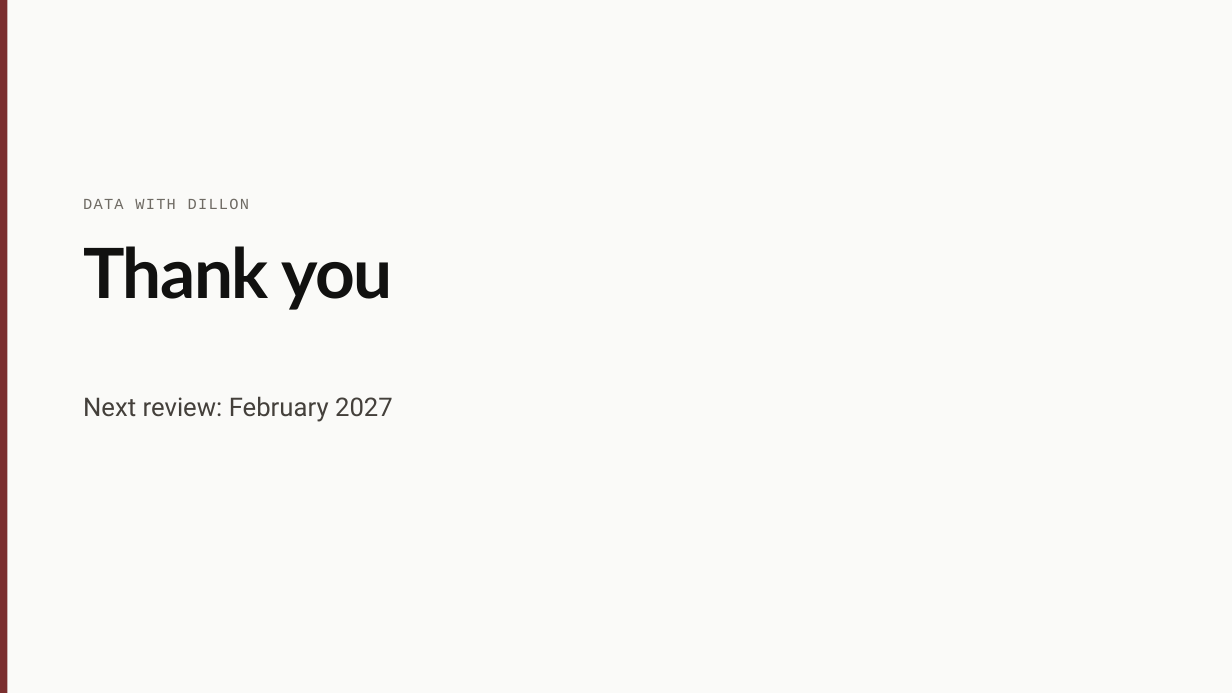
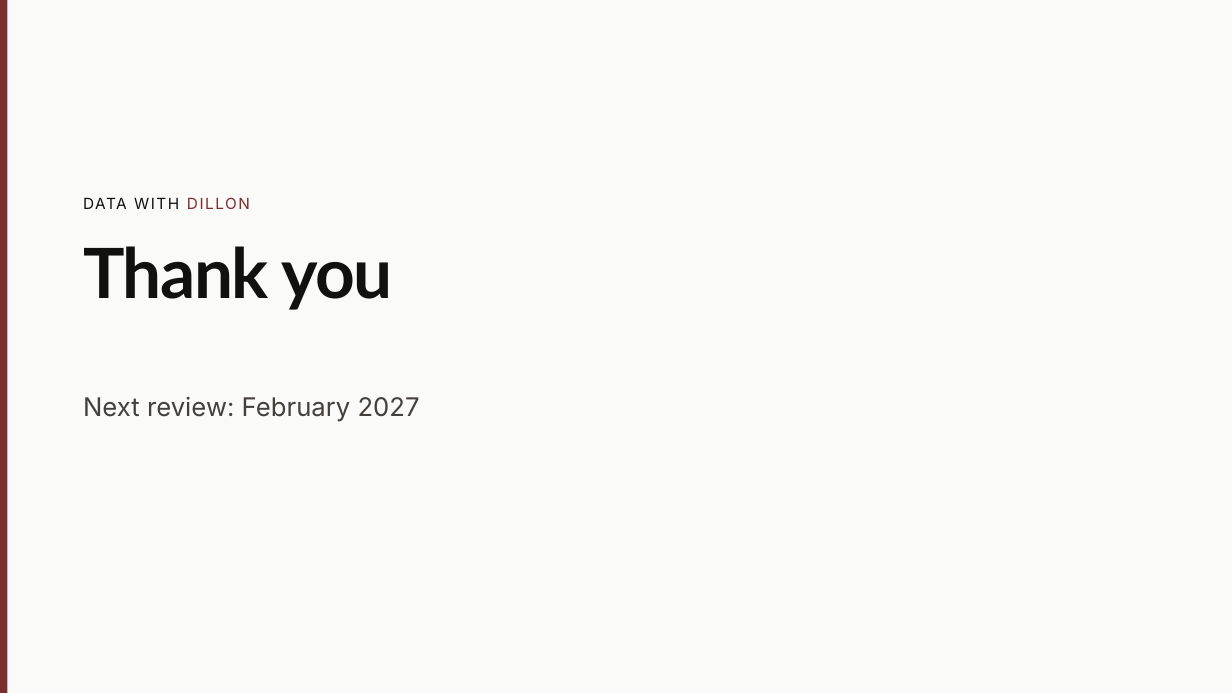
Before and after one commit to dillon-shearer/dwd-document-skill, a slide deck: slide 10 of assets/dwd-sample.pptx. Drawn at 1232x693 pixels with LibreOffice and Linux fonts; fonts in the diff are those of the drawing. Boxes give left, top, right and bottom in pixels: in the first picture for what was removed or moved away, otherwise in the second. Text is boxed around its words. In the diff, an @@ line names an element or a change of style, - is before the commit and + after.

Commit message:
Match the November 2026 site design: Schibsted Grotesk and Inter, sentence-case labels, and the Data With Dillon wordmark in every format

```diff
--- a/assets/dwd-sample.pptx
+++ b/assets/dwd-sample.pptx
@@ text "DATA WITH DILLON" at [83, 197, 250, 209]: font Courier New to Inter, letter spacing 1 to 1.2 pt; text colour #6F6B64 to #111110 in "DATA WITH"; text colour #6F6B64 to #7A2E2E in "DILLON" @@
@@ text "Next review: February 2027" at [83, 397, 420, 422]: font Roboto to Inter @@
```
Also in this commit, not shown: 9 other slides changed, 23 other files.
